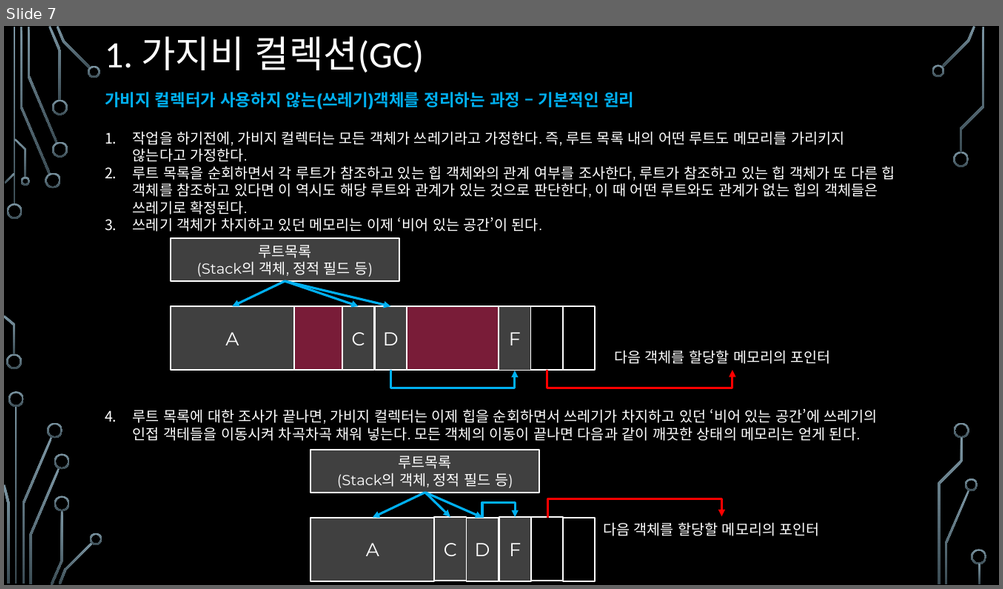
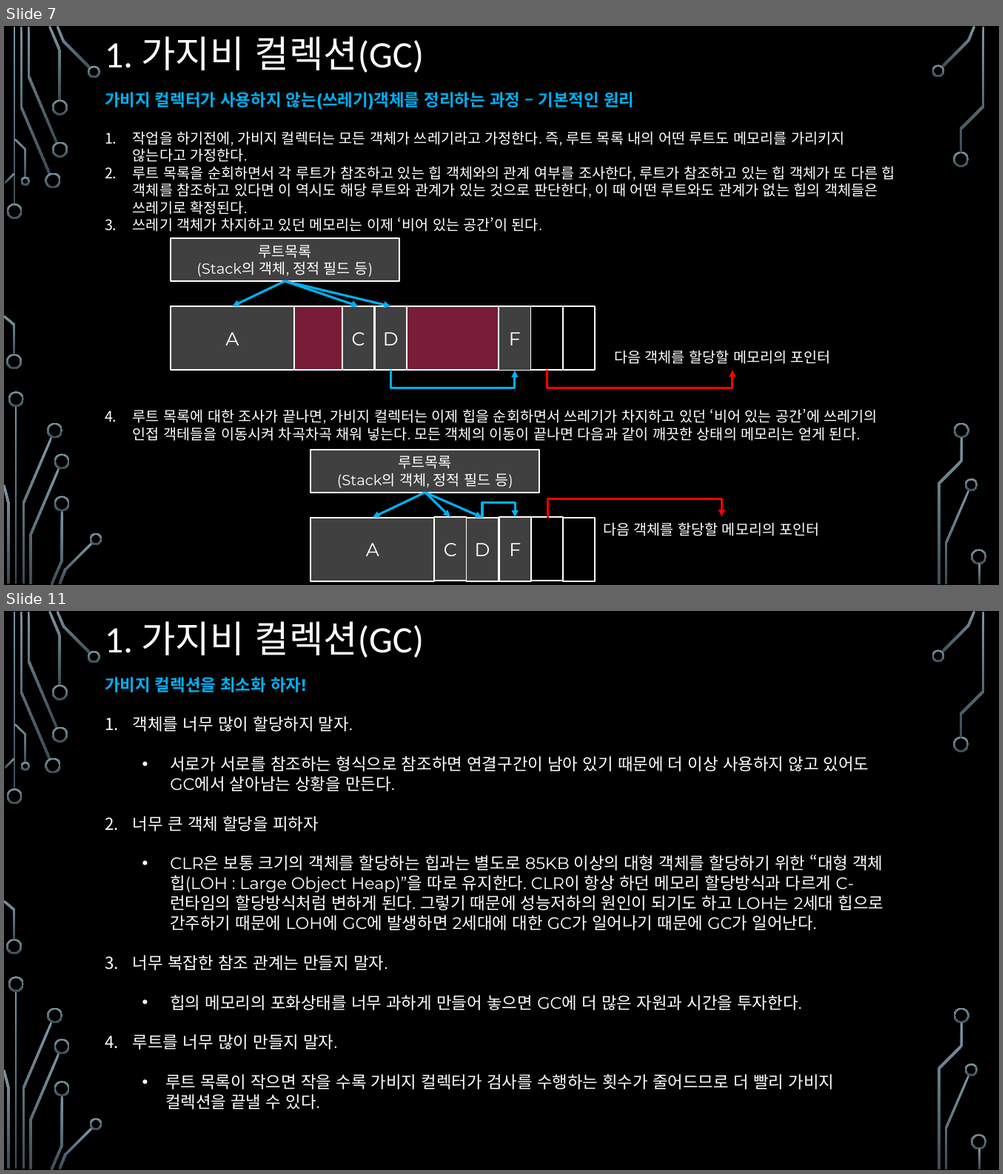
Before and after one commit to assassin4613/CShap, a slide deck: C#_Chapter_13.pptx. Shown one above the other, each under a label of ours: slide 7 before the commit, slides 7 and 11 after it; the slides between them are not shown. The pictures are 1003x589 and 1003x1174 pixels, drawn with LibreOffice and Linux fonts; fonts in the diff are those of the drawing; background and template pictures are left out. Boxes give left, top, right and bottom in pixels: in the first picture for what was removed or moved away, otherwise in the second. Text is boxed around its words. In the diff, an @@ line names an element or a change of style, - is before the commit and + after.

```diff
--- a/C#_Chapter_13.pptx
+++ b/C#_Chapter_13.pptx
@@ slide 11 added at <box>4,611,999,1170</box>, background picture (left out); not listed: 36 template elements that a slide beside it also shows @@
@@ title added at <box>105,621,424,658</box>, 36 pt, text #FFFFFF @@
+1. 가지비 컬렉션(GC)
@@ text added at <box>105,677,884,1110</box>, 16 pt, text #FFFFFF @@
+가비지 컬렉션을 최소화 하자!
+1. 객체를 너무 많이 할당하지 말자.
+  • 서로가 서로를 참조하는 형식으로 참조하면 연결구간이 남아 있기 때문에 더 이상 사용하지 않고 있어도 GC에서 살아남는 상황을 만든다.
+2. 너무 큰 객체 할당을 피하자
+  • CLR은 보통 크기의 객체를 할당하는 힙과는 별도로 85KB 이상의 대형 객체를 할당하기 위한 “대형 객체 힙(LOH : Large Object Heap)”을 따로 유지한다. CLR이 항상 하던 메모리 할당방식과 다르게 C-런타임의 할당방식처럼 변하게 된다. 그렇기 때문에 성능저하의 원인이 되기도 하고 LOH는 2세대 힙으로 간주하기 때문에 LOH에 GC에 발생하면 2세대에 대한 GC가 일어나기 때문에 GC가 일어난다.
+3. 너무 복잡한 참조 관계는 만들지 말자.
+  • 힙의 메모리의 포화상태를 너무 과하게 만들어 놓으면 GC에 더 많은 자원과 시간을 투자한다.
+4. 루트를 너무 많이 만들지 말자.
+  • 루트 목록이 작으면 작을 수록 가비지 컬렉터가 검사를 수행하는 횟수가 줄어드므로 더 빨리 가비지 컬렉션을 끝낼 수 있다.
```
Also in this commit, not shown: 2 slides changed, 1 other slide added, 2 slides removed, 25 other files.
